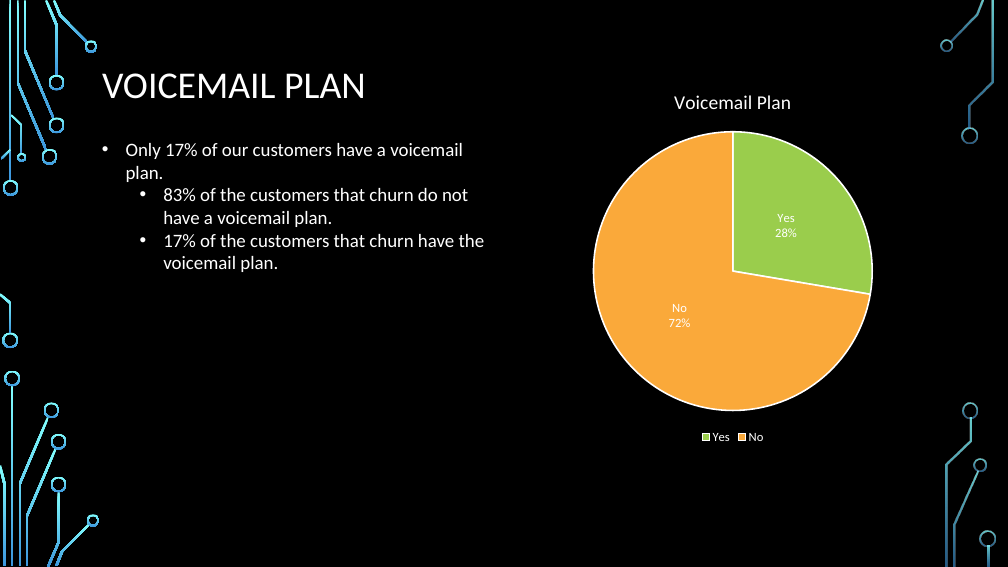
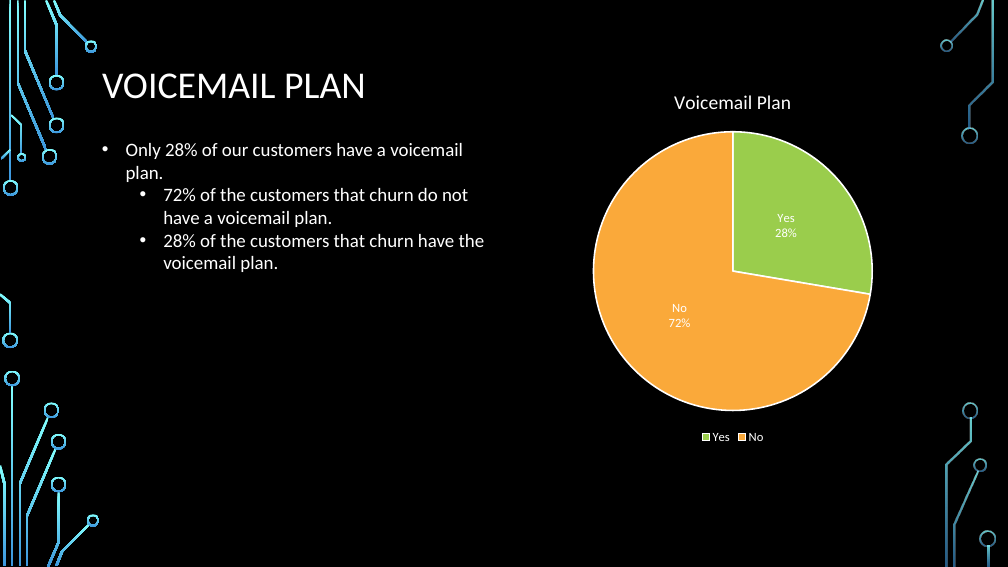
Before and after one commit to justinweible/syriatel_customer_churn, a slide deck: slide 6 of customer_churn.pptx. Drawn at 1008x567 pixels with LibreOffice and Linux fonts; fonts in the diff are those of the drawing; background and template pictures are left out. Boxes give left, top, right and bottom in pixels: in the first picture for what was removed or moved away, otherwise in the second. Text is boxed around its words. In the diff, an @@ line names an element or a change of style, - is before the commit and + after.

```diff
--- a/customer_churn.pptx
+++ b/customer_churn.pptx
@@ text at (126, 143, 485, 272): text changed @@
-• Only 17% of our customers have a voicemail plan.
-  • 83% of the customers that churn do not have a voicemail plan.
-  • 17% of the customers that churn have the voicemail plan.
+• Only 28% of our customers have a voicemail plan.
+  • 72% of the customers that churn do not have a voicemail plan.
+  • 28% of the customers that churn have the voicemail plan.
```
Also in this commit, not shown: 1 other slide changed, 14 other files.
